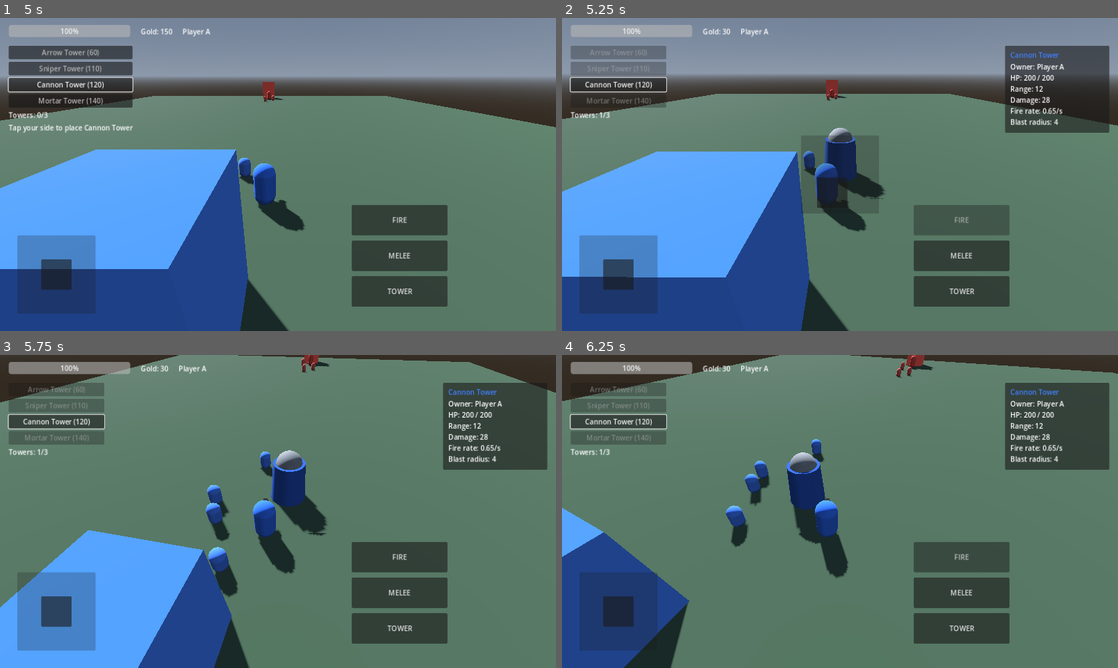
Above: before the commit, frames 1-4 (two rows, left to right).
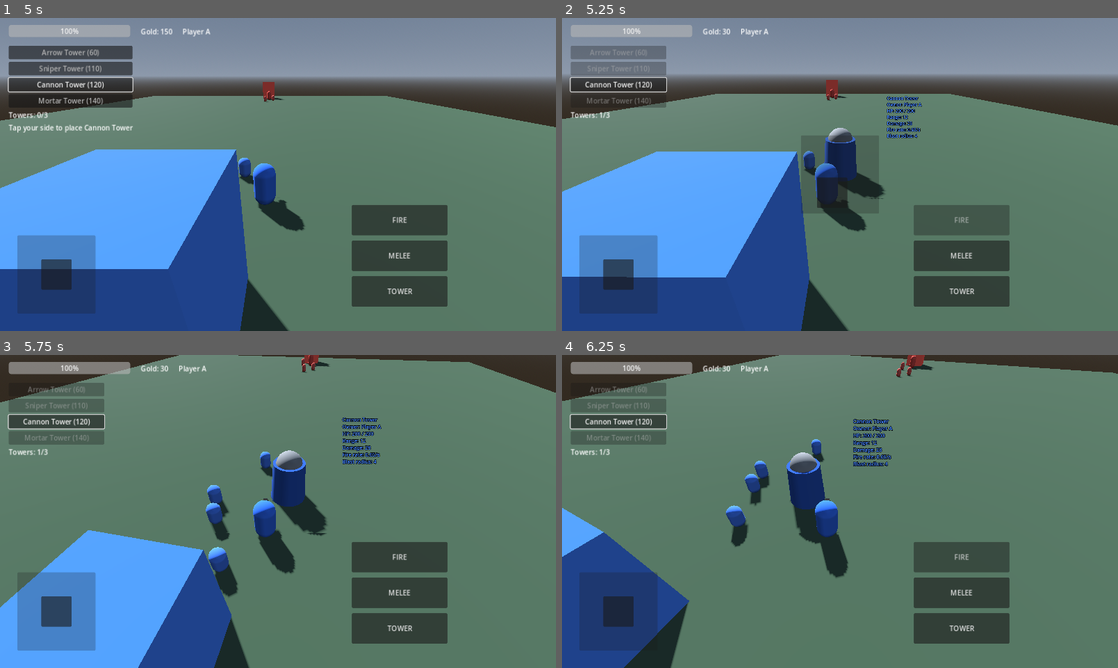
Above: after the commit, the same moments.

Repository: KevinFrazier/TerrariumGame
Game: Godot game, scene res://scenes/ui/lobby.tscn
Two runs of this game, one before a commit and one after it. Both use one fixed random seed, a clock stepped at 60 frames per second and the inputs below.
Inputs (mouse positions are in pixels of both pictures, inside the frame that each line leads up to):
- Up to frame 1 (5 s): click "Start Match" at 0.5 s; click "Arrow Tower (60)" at 1.25 s; click "Arrow Tower (60)" at 2 s; click "Sniper Tower (110)" at 2.75 s; click "Cannon Tower (120)" at 3.5 s; drag from (55, 274) to (333, 105) at 4.27 s
- Up to frame 2 (5.25 s): drag from (840, 174) to (812, 237) at 5.02 s
- Up to frame 3 (5.75 s): no input
- Up to frame 4 (6.25 s): move the mouse to (895, 442) at 5.77 s; hold D (move_right) from 5.78 s (still down); tap Left (aim_left) at 5.85 s; click (895, 442) at 5.92 s

Frame 1 is identical in both runs. In frame 2, 4.4% of the frame differs, in the area x 58-99%, y 8-39%; in frame 3, 5.6%; in frame 4, 5.7%, in the area x 52-99%, y 8-37%.

Commit message:
Move the tower inspect panel into world space beside the tower
Replace the screen-corner TowerInfo HUD panel with a billboarded Label3D that
the HUD spawns into the scene and floats to the camera's right of the nearest
tower (above its base), showing the same name/owner/HP/range/stats. It hides
when the hero walks out of inspect range.

https://claude.ai/code/session_01Skn99HhTrFfZzm87aCd6zC

Diff:
--- a/scenes/ui/hud.tscn
+++ b/scenes/ui/hud.tscn
@@ -43,35 +43,6 @@
 
 [node name="HintLabel" type="Label" parent="BuildMenu"]
 layout_mode = 2
-text = ""
-
-[node name="TowerInfo" type="PanelContainer" parent="."]
-anchor_left = 1.0
-anchor_right = 1.0
-offset_left = -260.0
-offset_top = 64.0
-offset_right = -20.0
-offset_bottom = 210.0
-mouse_filter = 2
-visible = false
-
-[node name="Margin" type="MarginContainer" parent="TowerInfo"]
-mouse_filter = 2
-theme_override_constants/margin_left = 12
-theme_override_constants/margin_top = 10
-theme_override_constants/margin_right = 12
-theme_override_constants/margin_bottom = 10
-
-[node name="VBox" type="VBoxContainer" parent="TowerInfo/Margin"]
-mouse_filter = 2
-theme_override_constants/separation = 4
-
-[node name="NameLabel" type="Label" parent="TowerInfo/Margin/VBox"]
-mouse_filter = 2
-text = "Tower"
-
-[node name="DetailsLabel" type="Label" parent="TowerInfo/Margin/VBox"]
-mouse_filter = 2
 text = ""
 
 [node name="MoveStick" type="Control" parent="."]
--- a/scripts/ui/hud.gd
+++ b/scripts/ui/hud.gd
@@ -5,9 +5,12 @@
 ## overlay. Feeds stick values into the active hero each frame.
 
 const LOBBY_SCENE := "res://scenes/ui/lobby.tscn"
-const TOWER_INSPECT_RANGE := 7.0  ## how close the hero must be to inspect a tower
+const TOWER_INSPECT_RANGE := 7.0       ## how close the hero must be to inspect a tower
+const TOWER_LABEL_SIDE_OFFSET := 2.5   ## metres to the (camera) right of the tower
+const TOWER_LABEL_HEIGHT := 3.4        ## metres above the tower base
 
 var _hero: Hero
+var _tower_label: Label3D  ## world-space inspect panel, floats beside the nearest tower
 
 @onready var move_stick: VirtualJoystick = $MoveStick
 @onready var aim_stick: VirtualJoystick = $AimStick
@@ -18,9 +21,6 @@
 @onready var currency_label: Label = $TopBar/CurrencyLabel
 @onready var team_label: Label = $TopBar/TeamLabel
 @onready var build_menu: BuildMenu = $BuildMenu
-@onready var tower_info: PanelContainer = $TowerInfo
-@onready var tower_info_name: Label = $TowerInfo/Margin/VBox/NameLabel
-@onready var tower_info_details: Label = $TowerInfo/Margin/VBox/DetailsLabel
 @onready var result_panel: Panel = $ResultPanel
 @onready var result_label: Label = $ResultPanel/VBox/ResultLabel
 @onready var back_button: Button = $ResultPanel/VBox/BackButton
@@ -63,7 +63,7 @@
 		tower_button.set_pressed_no_signal(_hero.is_tower_throw_armed())
 	_update_tower_info()
 
-## Show stats for the nearest tower the hero is standing close to (any team).
+## Float a world-space stats panel beside the nearest tower the hero stands by.
 func _update_tower_info() -> void:
 	var nearest: Tower = null
 	var best := TOWER_INSPECT_RANGE
@@ -76,16 +76,32 @@
 			best = d
 			nearest = tower
 	if nearest == null:
-		tower_info.visible = false
+		if _tower_label and is_instance_valid(_tower_label):
+			_tower_label.visible = false
 		return
-	_populate_tower_info(nearest)
-	tower_info.visible = true
+	_ensure_tower_label()
+	if _tower_label == null:
+		return
+	_tower_label.text = _tower_info_text(nearest)
+	_tower_label.modulate = Team.body_color(nearest.team)
+	_tower_label.global_position = _tower_label_position(nearest)
+	_tower_label.visible = true
 
-func _populate_tower_info(tower: Tower) -> void:
+## Position the panel to the camera's right of the tower, above its base.
+func _tower_label_position(tower: Tower) -> Vector3:
+	var right := Vector3.RIGHT
+	var cam := _hero.camera
+	if cam:
+		right = cam.global_transform.basis.x
+		right.y = 0.0
+		if right.length_squared() > 0.0001:
+			right = right.normalized()
+	return tower.global_position + right * TOWER_LABEL_SIDE_OFFSET + Vector3.UP * TOWER_LABEL_HEIGHT
+
+func _tower_info_text(tower: Tower) -> String:
 	var def := tower.definition
-	tower_info_name.text = def.display_name if def else "Tower"
-	tower_info_name.modulate = Team.body_color(tower.team)
 	var lines: Array[String] = []
+	lines.append(def.display_name if def else "Tower")
 	lines.append("Owner: %s" % Team.display_name(tower.team))
 	lines.append("HP: %d / %d" % [roundi(tower.health.current_hp), roundi(tower.health.max_hp)])
 	if def:
@@ -96,7 +112,24 @@
 			lines.append("Blast radius: %.0f" % def.blast_radius)
 		if def.slow_factor > 0.0:
 			lines.append("Slow: %d%% for %.1fs" % [roundi((1.0 - def.slow_factor) * 100.0), def.slow_duration_sec])
-	tower_info_details.text = "\n".join(lines)
+	return "\n".join(lines)
+
+func _ensure_tower_label() -> void:
+	if _tower_label and is_instance_valid(_tower_label):
+		return
+	var scene := get_tree().current_scene
+	if scene == null:
+		return
+	_tower_label = Label3D.new()
+	_tower_label.billboard = BaseMaterial3D.BILLBOARD_ENABLED
+	_tower_label.no_depth_test = true
+	_tower_label.pixel_size = 0.006
+	_tower_label.font_size = 40
+	_tower_label.outline_size = 16
+	_tower_label.outline_modulate = Color(0, 0, 0, 0.9)
+	_tower_label.horizontal_alignment = HORIZONTAL_ALIGNMENT_LEFT
+	_tower_label.visible = false
+	scene.add_child(_tower_label)
 
 func _on_currency_changed(team: int, amount: int) -> void:
 	if _hero and int(_hero.team) == team:
